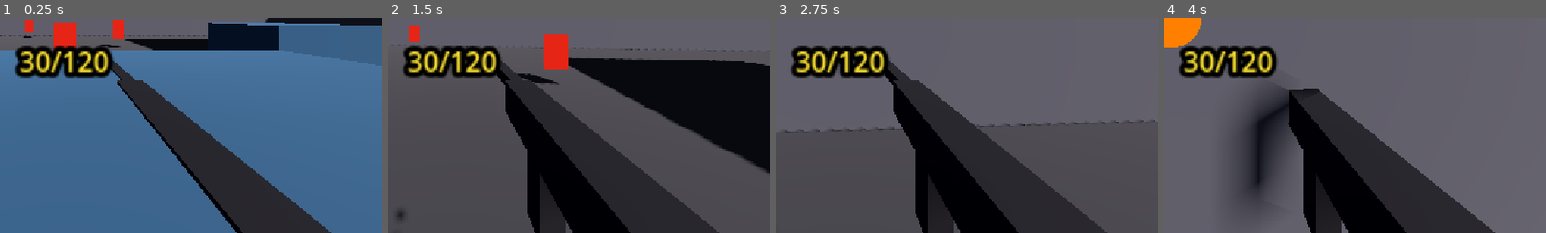
Above: before the commit, frames 1-4 (left to right).
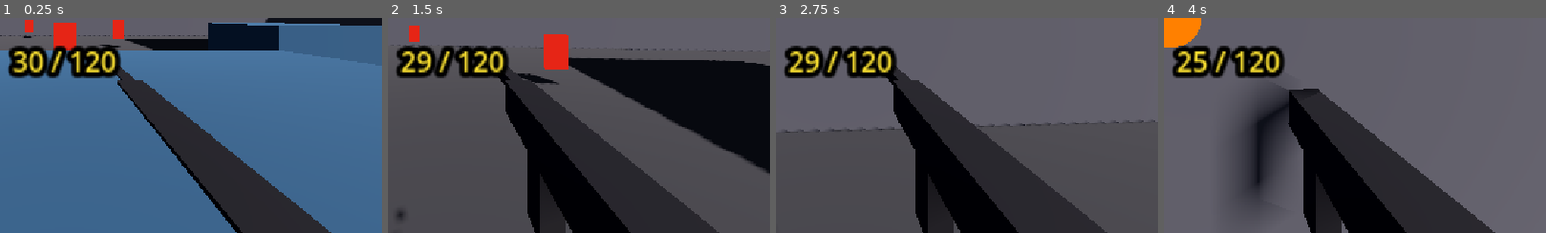
Above: after the commit, the same moments.

Repository: aimerscrypto/Project-FPS
Game: Godot game, scene res://scenes/maps/test_arena.tscn
Same seed, same stepped clock (60 frames per second), same inputs: the game is played once before the commit and once after it.
Inputs (mouse positions are % of the whole screen's width and height, from its top left):
- Up to frame 1 (0.25 s): no input
- Up to frame 2 (1.5 s): tap Enter at 0.5 s; move the mouse to (55, 50) at 0.52 s; hold Ctrl (crouch) 0.53-1.28 s; hold W (move_forward) from 0.53 s (still down); tap Space (jump) at 0.77 s; move the mouse to (45, 50) at 1.27 s; click (45, 50) at 1.35 s
- Up to frame 3 (2.75 s): keep holding W (move_forward); tap Space (jump) at 1.52 s; move the mouse to (52, 48) at 2.02 s; hold Shift (sprint) from 2.03 s (still down)
- Up to frame 4 (4 s): keep holding W (move_forward); move the mouse to (49, 52) at 2.77 s; release Shift (sprint) at 2.78 s; tap Ctrl (crouch) at 2.85 s; tap Space (jump) at 3.02, 3.77 s; move the mouse to (57, 51) at 3.52 s; press the mouse at (57, 51) at 3.53 s
The pictures show only the part of the screen within x 42-92%, y 50-100%; the shares and areas given below are measured in that part.

The runs differ from the first frame. In frame 1, 3.0% of the frame differs, in the area x 2-32%, y 12-28%; in frame 2, 2.8%; in frame 3, 2.9%; in frame 4, 2.9%.
Error before the commit: Invalid assignment of property or key 'visible' with value of type 'bool' on a base object of type 'null instance'. (res://scripts/weapons/weapon_base.gd:69)

Commit message:
Fix MuzzleFlash node path in weapon_base.gd (/MuzzleFlash)

Diff:
--- a/scripts/weapons/weapon_base.gd
+++ b/scripts/weapons/weapon_base.gd
@@ -26,7 +26,7 @@
 @onready var _raycast       : RayCast3D    = $RayCast3D
 
 # Muzzle flash Node3D — toggled visible for one frame on fire.
-@onready var _muzzle_flash  : Node3D       = $MuzzleFlash
+@onready var _muzzle_flash  : Node3D       = $WeaponMesh/MuzzleFlash
 
 # Debug: temporary Label3D showing ammo (hidden in production).
 @onready var _ammo_label    : Label3D      = $AmmoLabel
@@ -66,7 +66,8 @@
 	_reserve_ammo = data.reserve_ammo
 	# RayCast3D length set from weapon data range.
 	_raycast.target_position = Vector3(0.0, 0.0, -data.range_meters)
-	_muzzle_flash.visible = false
+	if is_instance_valid(_muzzle_flash):
+		_muzzle_flash.visible = false
 	_update_ammo_label()
 
 
@@ -138,8 +139,9 @@
 	_apply_recoil()
 
 	# Muzzle flash
-	_muzzle_flash.visible = true
-	_muzzle_timer = MUZZLE_FLASH_DURATION
+	if is_instance_valid(_muzzle_flash):
+		_muzzle_flash.visible = true
+		_muzzle_timer = MUZZLE_FLASH_DURATION
 
 	_update_ammo_label()
 	print("[Weapon] Fired. Ammo: %d / %d" % [_current_ammo, _reserve_ammo])
@@ -283,7 +285,7 @@
 
 
 func _tick_muzzle_flash(delta: float) -> void:
-	if _muzzle_flash.visible:
+	if is_instance_valid(_muzzle_flash) and _muzzle_flash.visible:
 		_muzzle_timer -= delta
 		if _muzzle_timer <= 0.0:
 			_muzzle_flash.visible = false
Not shown, added: scripts/weapons/weapon_base.gd.uid
Not shown, added: scripts/weapons/weapon_data.gd.uid
